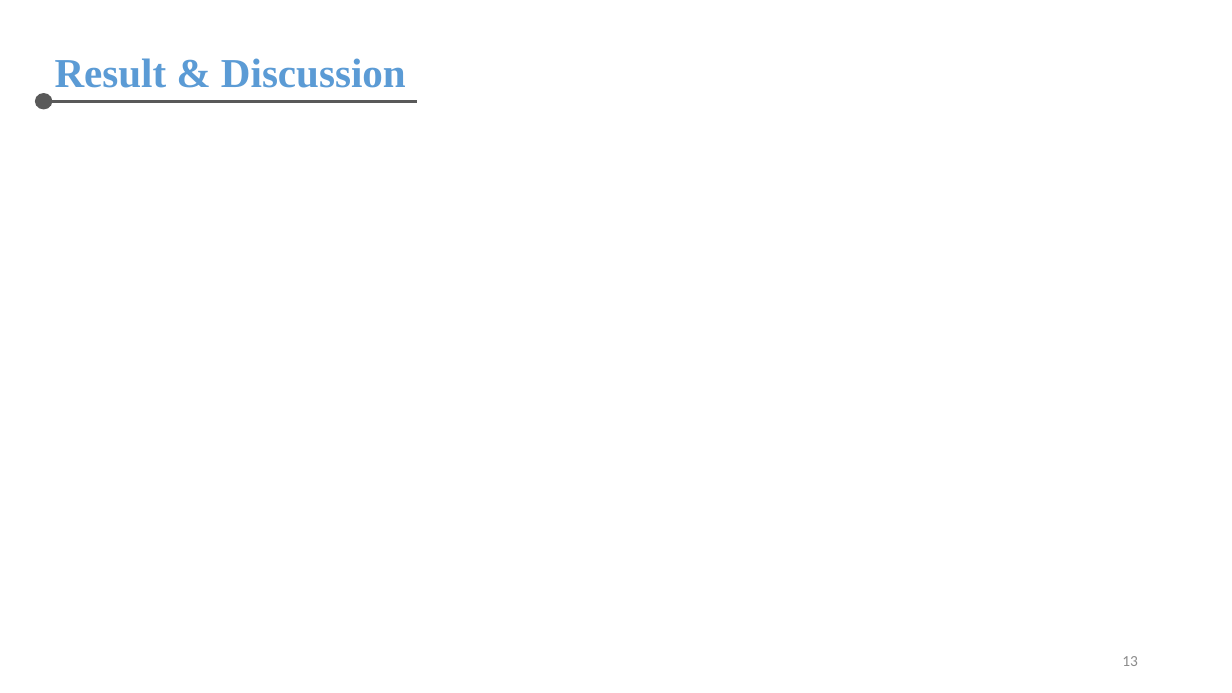
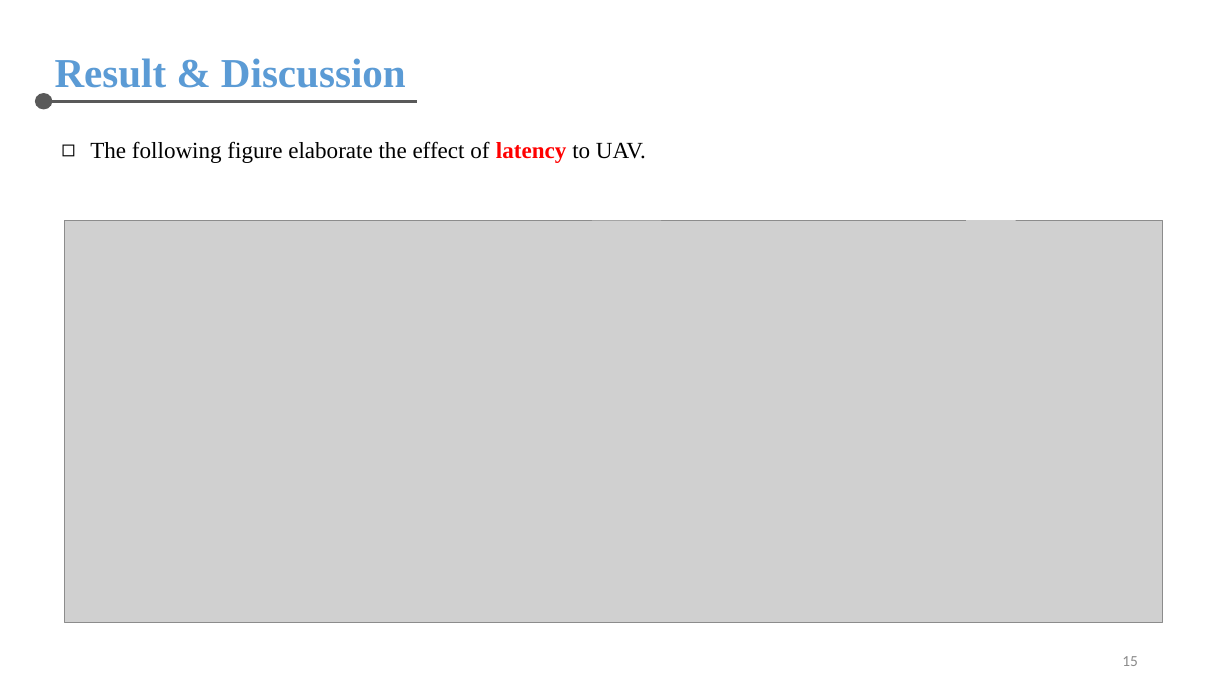
Before and after one commit to chris-nthu/communication, a slide deck: slide 15 of wireless_network/PaperReading/Report.pptx (slide 13 before the commit). Drawn at 1232x693 pixels with LibreOffice and Linux fonts; fonts in the diff are those of the drawing; grey boxes stand for pictures. Boxes give left, top, right and bottom in pixels: in the first picture for what was removed or moved away, otherwise in the second. Text is boxed around its words. In the diff, an @@ line names an element or a change of style, - is before the commit and + after.

```diff
--- a/wireless_network/PaperReading/Report.pptx
+++ b/wireless_network/PaperReading/Report.pptx
@@ text added at (90, 141, 646, 163), 18 pt, text #000000 @@
+◻ The following figure elaborate the effect of latency to UAV.
@@ picture added at (65, 220, 1163, 623) @@
@@ picture added at (592, 221, 662, 261) @@
@@ picture added at (967, 220, 1016, 257) @@
@@ page number at (1122, 656, 1138, 666): text changed @@
-13
+15
```
Also in this commit, not shown: 3 other slides changed, 6 slides added.
